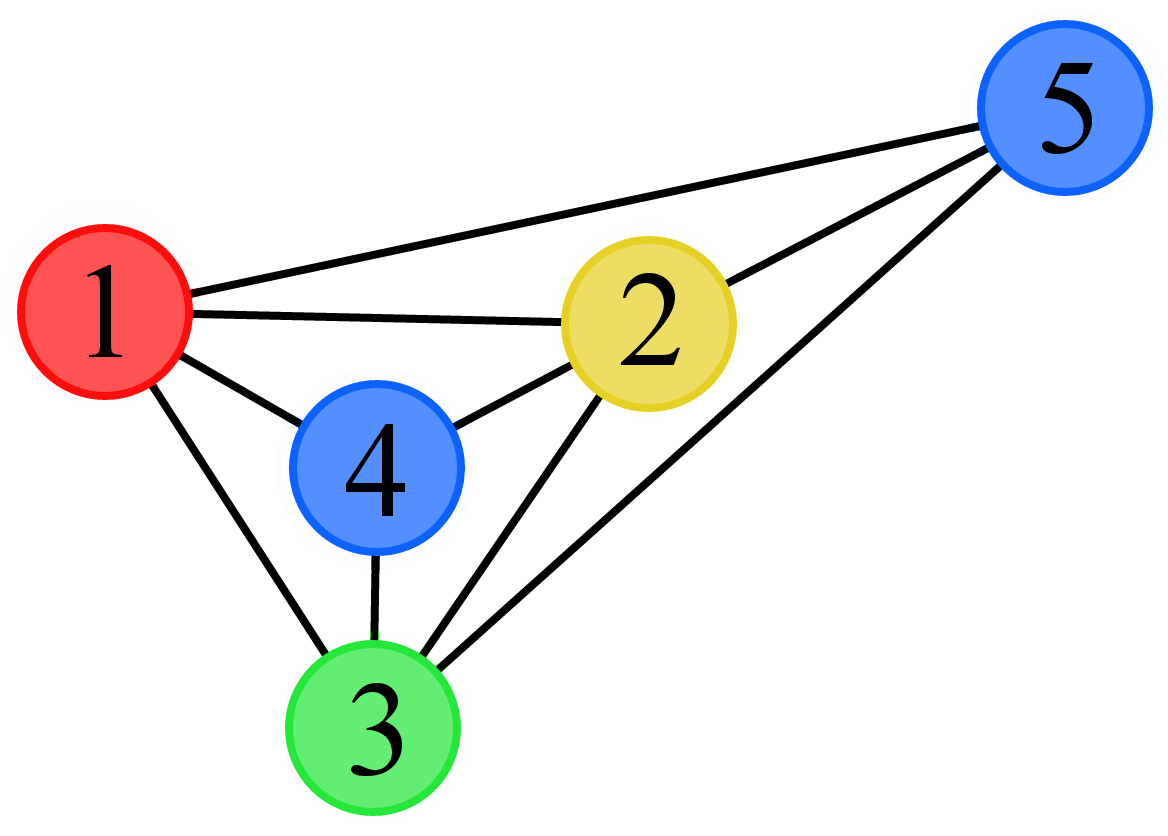
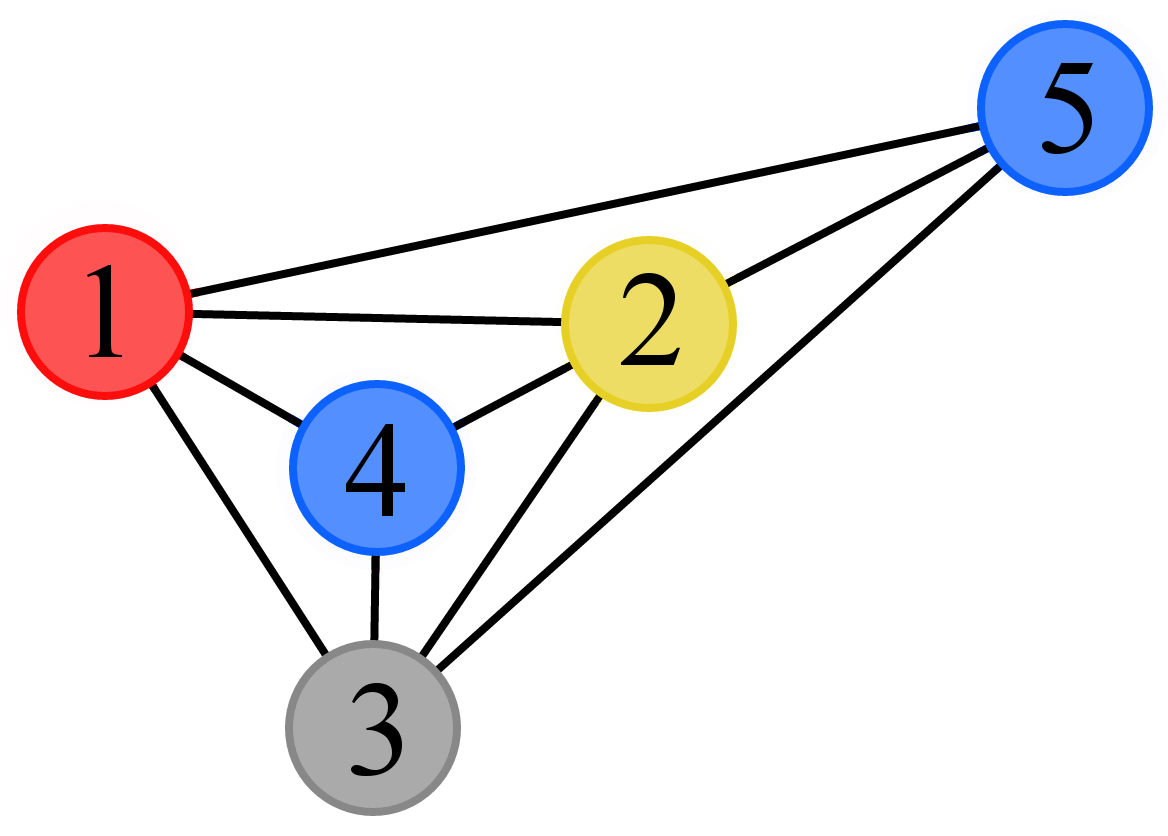
Layered file, before and after one edit (1168px x 836px). Changes by layer:
removed layer "3" over [351, 683, 402, 776]
painted on "Pasted Layer" over [285, 631, 461, 816]
